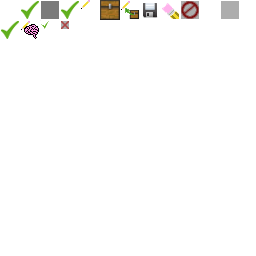
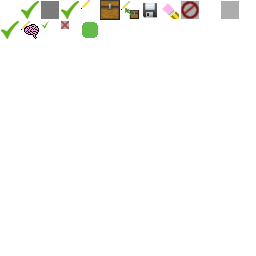
Two versions of the same layered image (256×256). Layer-by-layer changes:
painted on "button_icons.png" over [82, 22, 98, 38]
